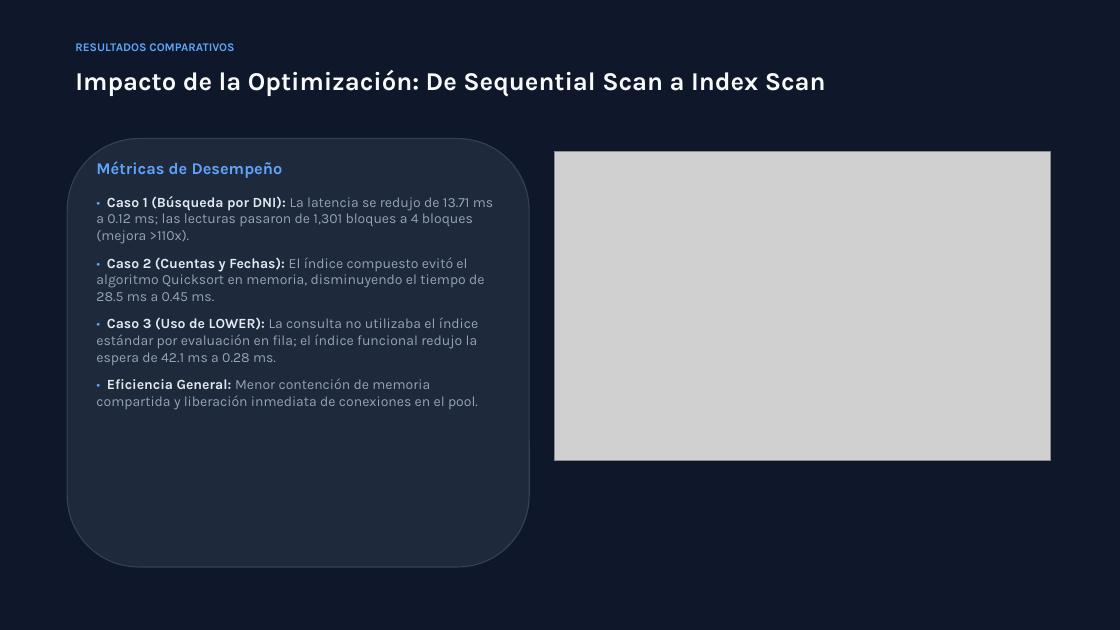
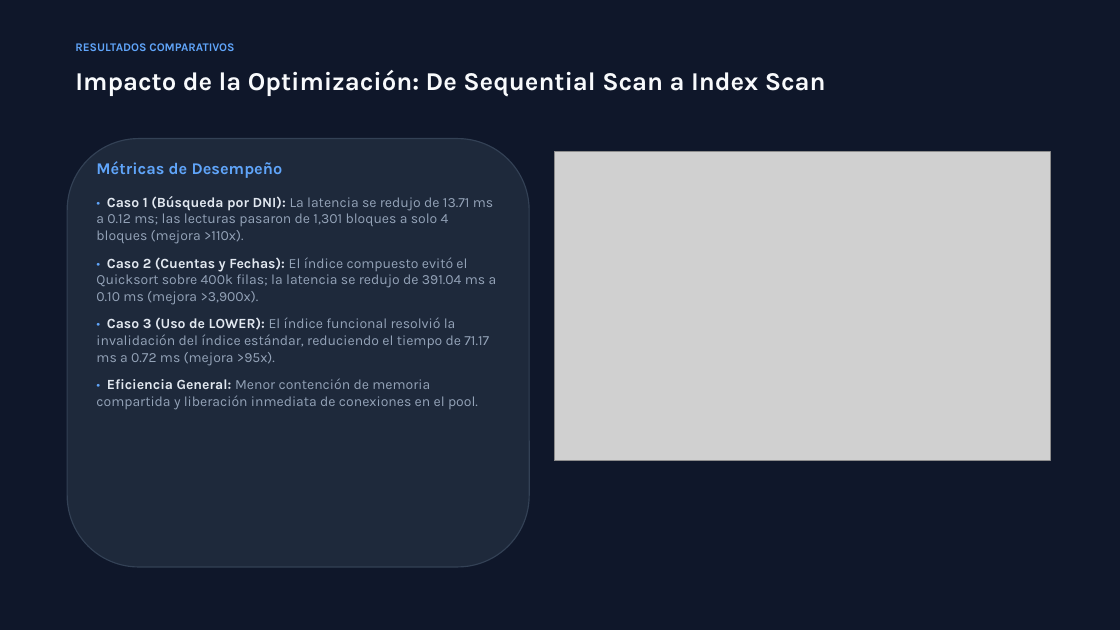
Before and after one commit to EmilyCayambe/Openmetadata, a slide deck: slide 9 of presentacion/Presentacion_Telemetria_Optimizacion.pptx. Drawn at 1120x630 pixels with LibreOffice and Linux fonts; fonts in the diff are those of the drawing; grey boxes stand for pictures. Boxes give left, top, right and bottom in pixels: in the first picture for what was removed or moved away, otherwise in the second. Text is boxed around its words. In the diff, an @@ line names an element or a change of style, - is before the commit and + after.

Commit message:
refactor: modularize presentation into separate files per topic with shared design system

```diff
--- a/presentacion/Presentacion_Telemetria_Optimizacion.pptx
+++ b/presentacion/Presentacion_Telemetria_Optimizacion.pptx
@@ text at [96, 196, 497, 366]: text changed @@
-• Caso 1 (Búsqueda por DNI): La latencia se redujo de 13.71 ms a 0.12 ms; las lecturas pasaron de 1,301 bloques a 4 bloques (mejora >110x).
-• Caso 2 (Cuentas y Fechas): El índice compuesto evitó el algoritmo Quicksort en memoria, disminuyendo el tiempo de 28.5 ms a 0.45 ms.
-• Caso 3 (Uso de LOWER): La consulta no utilizaba el índice estándar por evaluación en fila; el índice funcional redujo la espera de 42.1 ms a 0.28 ms.
+• Caso 1 (Búsqueda por DNI): La latencia se redujo de 13.71 ms a 0.12 ms; las lecturas pasaron de 1,301 bloques a solo 4 bloques (mejora >110x).
+• Caso 2 (Cuentas y Fechas): El índice compuesto evitó el Quicksort sobre 400k filas; la latencia se redujo de 391.04 ms a 0.10 ms (mejora >3,900x).
+• Caso 3 (Uso de LOWER): El índice funcional resolvió la invalidación del índice estándar, reduciendo el tiempo de 71.17 ms a 0.72 ms (mejora >95x).
```
Also in this commit, not shown: 8 other files.
